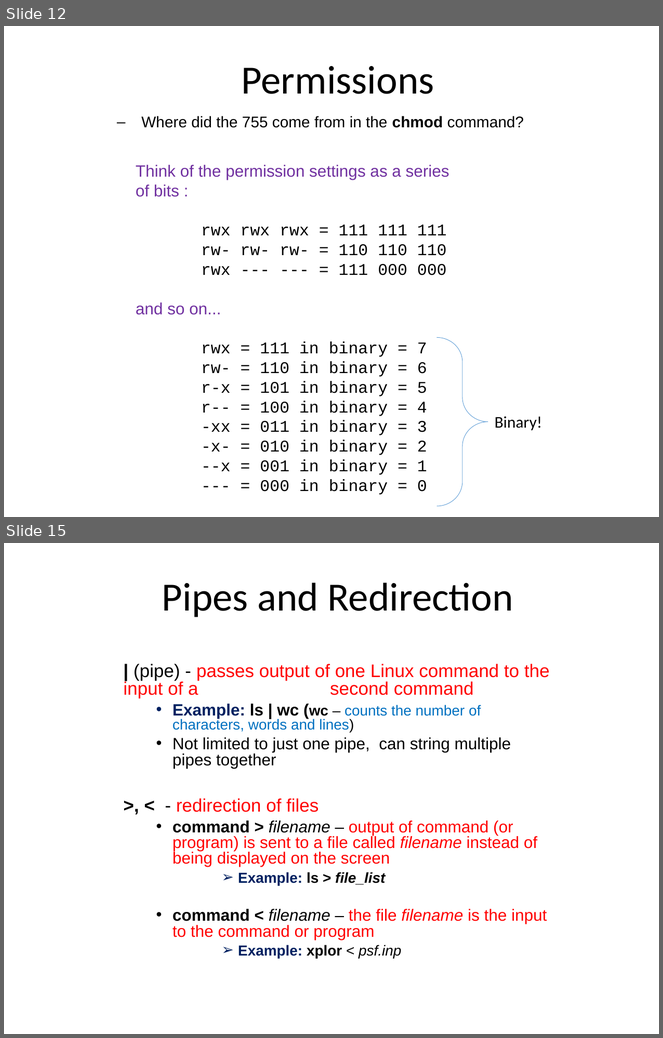
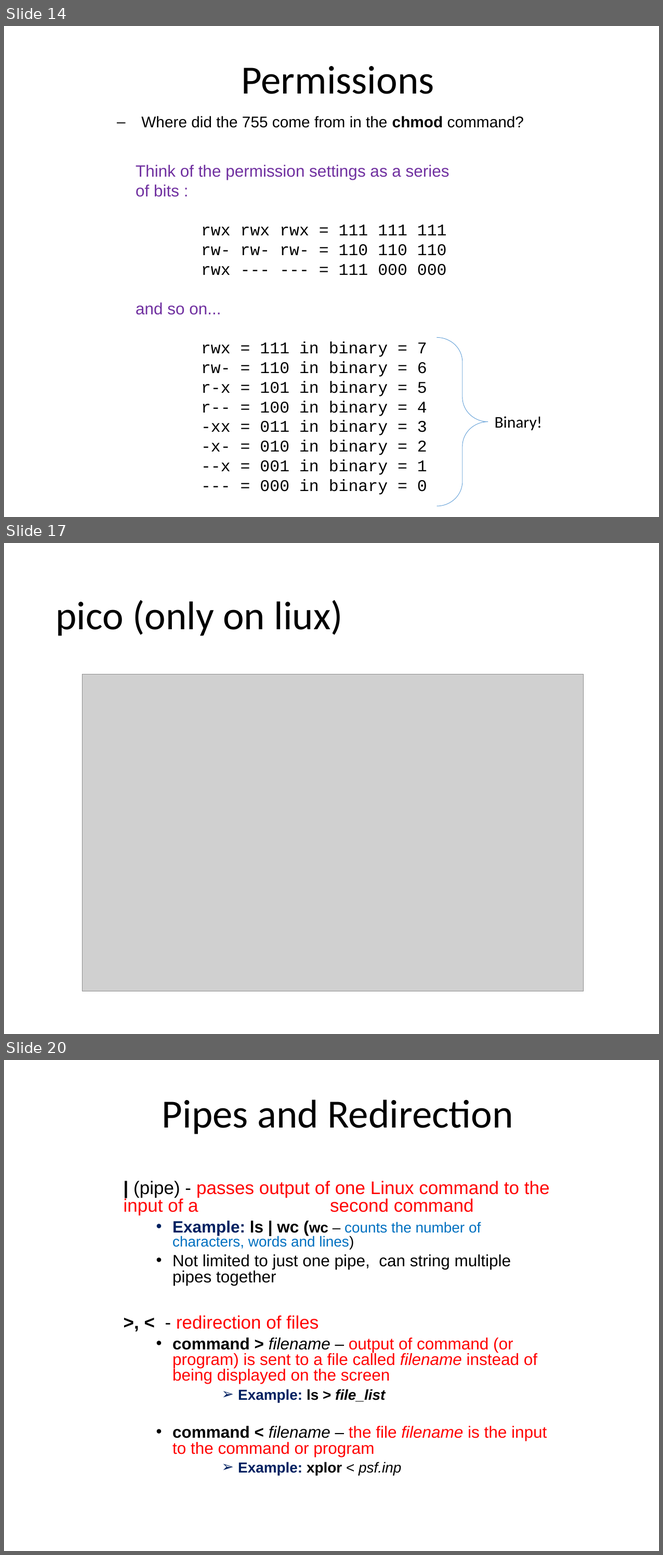
Before and after one commit to MarsUniversity/ece387-robotics, a slide deck: website/block_1_basics/lsn2/lsn2-linux.pptx. Shown one above the other, each under a label of ours: slides 12 and 15 before the commit, slides 14, 17 and 20 after it; the slides between them are not shown. The pictures are 663x1038 and 663x1555 pixels, drawn with LibreOffice and Linux fonts; fonts in the diff are those of the drawing; grey boxes stand for pictures. Boxes give left, top, right and bottom in pixels: in the first picture for what was removed or moved away, otherwise in the second. Text is boxed around its words. In the diff, an @@ line names an element or a change of style, - is before the commit and + after.

```diff
--- a/website/block_1_basics/lsn2/lsn2-linux.pptx
+++ b/website/block_1_basics/lsn2/lsn2-linux.pptx
@@ slide 17 added at bbox=[4, 543, 659, 1034], background #FFFFFF @@
@@ title added at bbox=[55, 600, 343, 636], 44 pt, text #000000 @@
+pico (only on liux)
@@ picture added at bbox=[82, 674, 583, 991] @@
@@ what was slide 12 is now slide 14 @@
@@ what was slide 15 is now slide 20 @@
```
Also in this commit, not shown: 10 slides changed, 4 other slides added, 21 other files.
